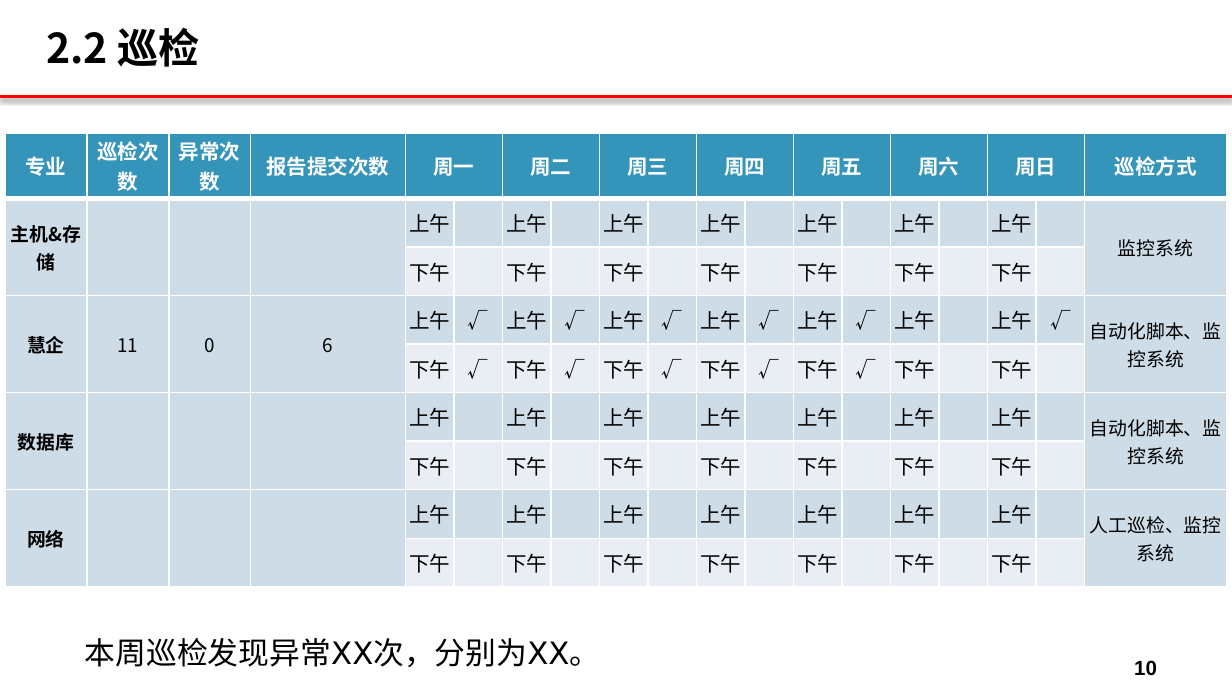
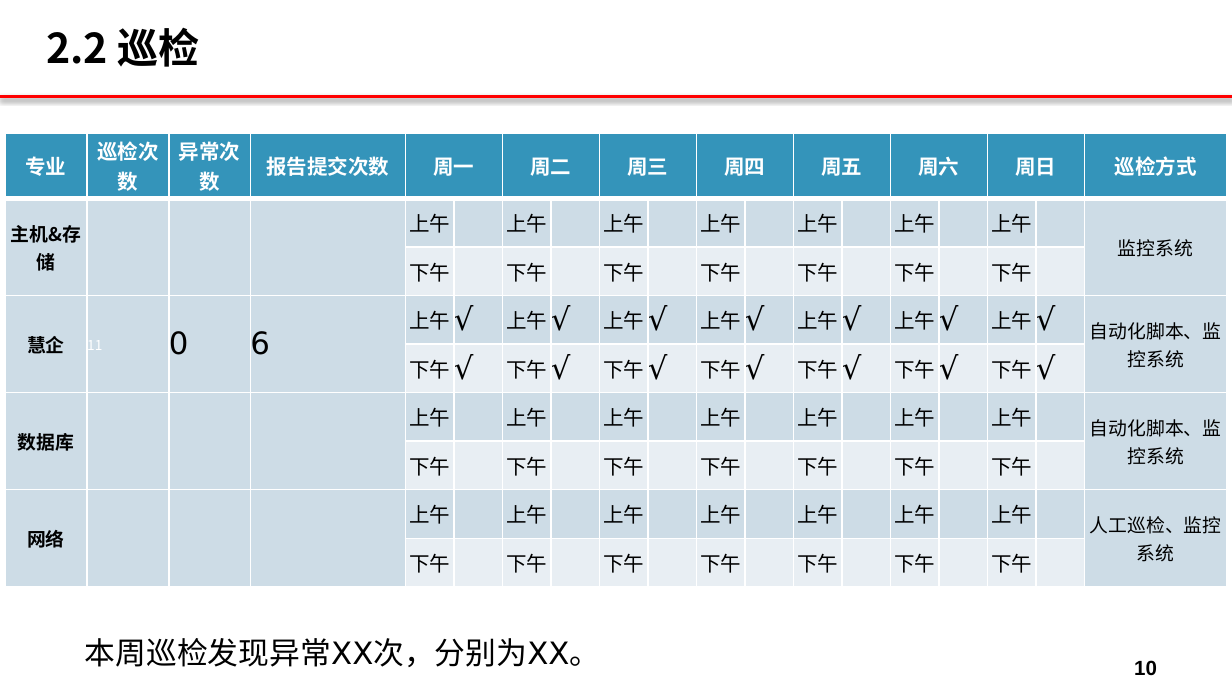
Before and after one commit to zhengwei424/pptx_backend, a slide deck: slide 10 of test_1.pptx. Drawn at 1232x693 pixels with LibreOffice and Linux fonts; fonts in the diff are those of the drawing; background and template pictures are left out. Boxes give left, top, right and bottom in pixels: in the first picture for what was removed or moved away, otherwise in the second. Text is boxed around its words. In the diff, an @@ line names an element or a change of style, - is before the commit and + after.

```diff
--- a/test_1.pptx
+++ b/test_1.pptx
@@ table at bbox=[5, 133, 1221, 586] @@
-row 4, column 16: 
+row 4, column 16: √
-row 5, column 16: 
+row 5, column 16: √
-row 5, column 18: 
+row 5, column 18: √
@@ size 11 to 8 pt, text colour #000000 to #FFFFFF in "11" @@
@@ size 11 to 18 pt in "0", "6" @@
@@ font Noto Sans CJK SC to DejaVu Sans in "0", "6", "√", "√" and 9 more places @@
@@ size 12 to 18 pt in "√", "√", "√", "√" and 7 more places @@
@@ alignment centre to left @@
```
Also in this commit, not shown: 1 other slide changed, 2 other files.
